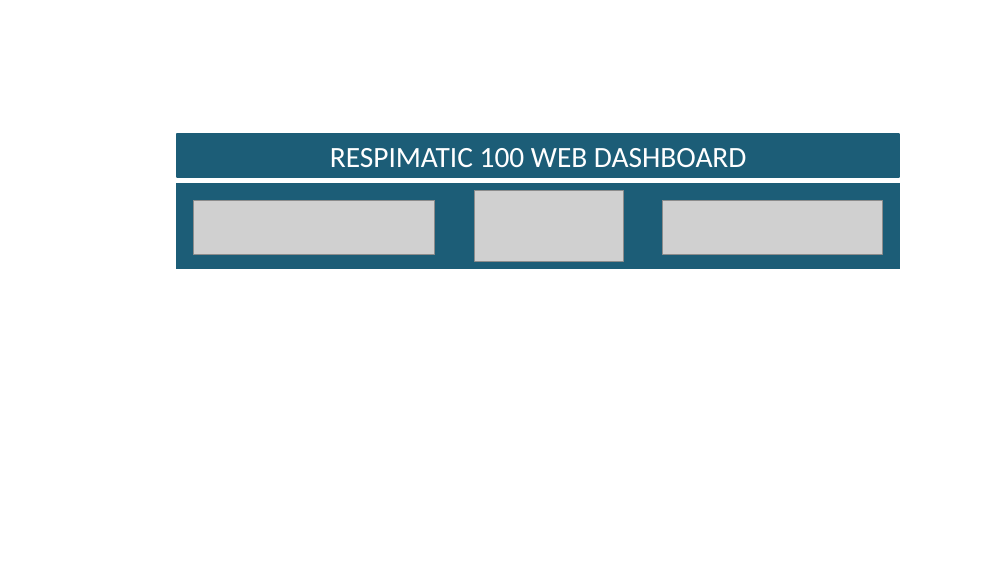
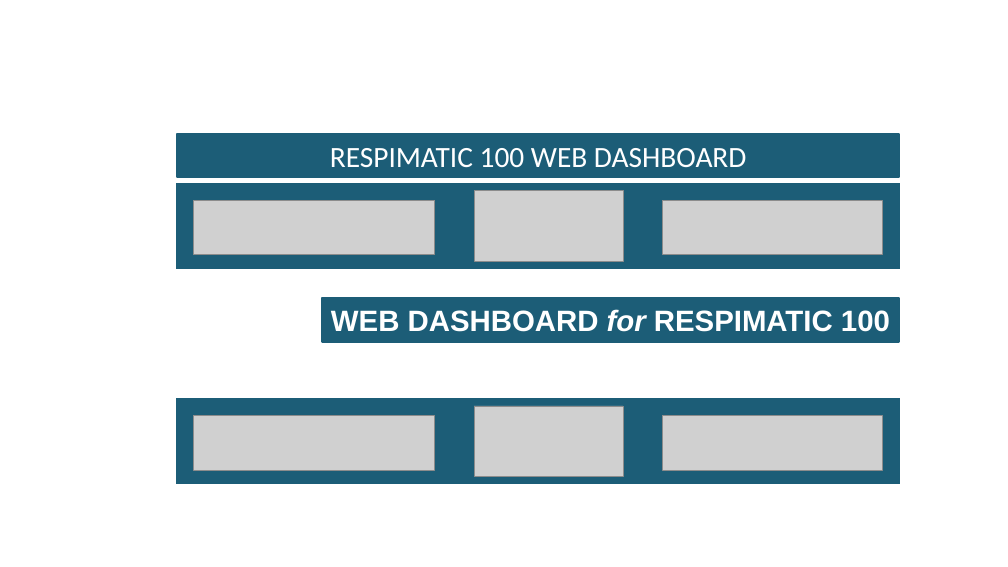
Before and after one commit to sunilmeister/sunilmeister.github.io, a slide deck: slide 1 of Logo.pptx. Drawn at 1008x567 pixels with LibreOffice and Linux fonts; fonts in the diff are those of the drawing; grey boxes stand for pictures. Boxes give left, top, right and bottom in pixels: in the first picture for what was removed or moved away, otherwise in the second. Text is boxed around its words. In the diff, an @@ line names an element or a change of style, - is before the commit and + after.

```diff
--- a/Logo.pptx
+++ b/Logo.pptx
@@ rectangle added at <box>322,299,899,342</box>, fill #1C5D77, outline #1C5D77 2.25 pt, 28 pt, text #FFFFFF, bold @@
+WEB DASHBOARD for RESPIMATIC 100
@@ group added at <box>177,399,899,483</box>: 3 pictures, 1 rectangle @@
```
Also in this commit, not shown: 13 other files.
